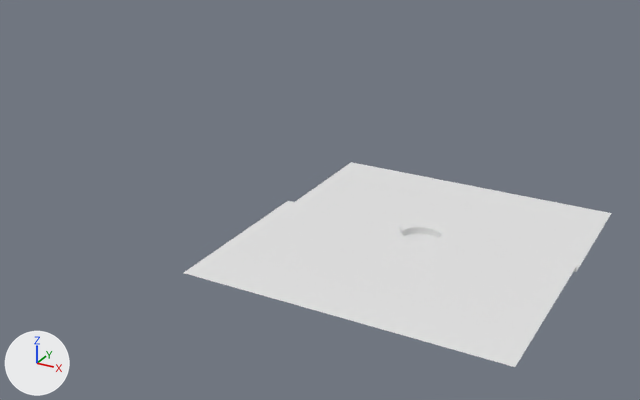
A saved change to the OBJ model src/assets/level.obj.
Before and after are seen from a camera (50 mm lens) standing at (1289.0, -3255.0, 1666.0) and looking at (-969.0, 849.0, -386.0). Lighting does not change. The marker at lower left points along +X, +Y and +Z. Where no turn or scale is listed for an object, it has been applied to the vertices.

Objects in the first picture: 'level'.
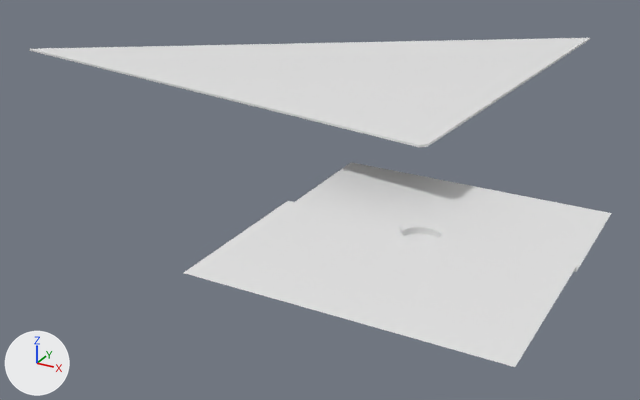
What differs and where, as boxes [x1, y1, x2, y2] in the pictures (640 x 400 px):
'level', reshaped (36% wider, 60% taller)
    before: [184, 162, 611, 367]
    after: [29, 38, 611, 367]
part 1 of me_level, added
    after: [29, 38, 590, 147]

The change, as a list of edits to the scene's bpy script:
```text
Change me_level:
    used by ob_level; location = (0.0, 0.0, 0.0)
    remove me_level.from_pydata(...)  # 106 vertices, 186 faces; spans x -671.0..671.0, y -809.0..649.0, z -59.0..0.0
    add me_level.from_pydata(...)  # 114 vertices, 196 faces; spans x -3026.0..671.0, y -809.0..2771.0, z -59.0..275.0
    me_level part 1
    8 vertices are added at x -3026.0..39.0, y 291.0..2771.0, z 263.0..275.0
    10 new faces join them
```
